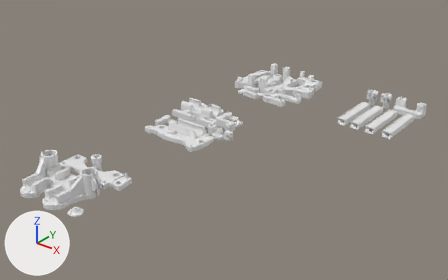
Before and after pictures for a commit that changed the Blender file blender/dev/smartrap0.4.9_8mm_rp_plates.blend.
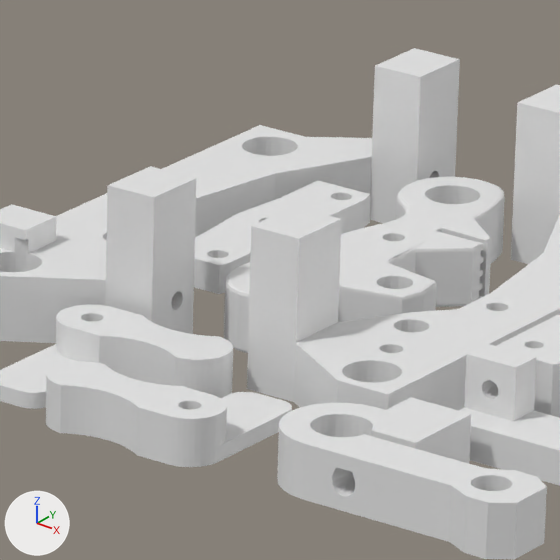
The first picture shows the older version from a 50 mm lens placed at (395.0, -342.0, 373.0), pointed at (-70.0, 239.0, 13.0). The close-ups show both versions on the part from 53% to 64% of the width and 21% to 38% of the height of that picture; other places that the commit changed are outside them. Arrows for +X, +Y and +Z are at lower left; the lights stay in place.

The scene before the commit, as lines of its bpy script (objects in view):
```python
me_endx_huxley = bpy.data.meshes.new('Endx Huxley')
me_endx_huxley.from_pydata(...)  # 1516 vertices, 3056 faces; spans x -49.6..20.4, y 8.4..28.4, z 98.5..150.9
me_endy_back = bpy.data.meshes.new('Endy Back')
me_endy_back.from_pydata(...)  # 1216 vertices, 2444 faces; spans x -29.5..29.8, y -4.6..4.4, z -10.5..16.2
me_support_bearing = bpy.data.meshes.new('Support Bearing')
me_support_bearing.from_pydata(...)  # 592 vertices, 1192 faces; spans x -18.8..18.6, y -4.6..6.3, z -4.7..3.6
ob_endx_huxley = bpy.data.objects.new('Endx Huxley', me_endx_huxley)
ob_endx_huxley.location = (-222.5, 494.6, -7.4)
ob_endx_huxley.rotation_euler = (1.571, 0.0, 1.571)  # degrees (90, 0, 90)
ob_endy_back = bpy.data.objects.new('Endy Back', me_endy_back)
ob_endy_back.location = (-155.9, 473.4, 5.7)
ob_endy_back.rotation_euler = (1.571, 0.0, 1.571)  # degrees (90, 0, 90)
ob_support_bearing = bpy.data.objects.new('Support Bearing', me_support_bearing)
ob_support_bearing.location = (-173.2, 470.9, 5.7)
ob_support_bearing.rotation_euler = (0.0, 0.0, 1.571)  # degrees (0, 0, 90)
# also in view: 'Antiwobble Top' at (-108.0, 416.0, 5.0); 'Supportfanramps' at (-96.0, 436.0, 7.0); 'Endy Short Front.001' at (-183.0, 468.0, 13.0); 'Glass Lock Left' at (-152.0, 416.0, 5.0); 'Endy Short Back' at (-136.0, 467.0, 13.0)
```
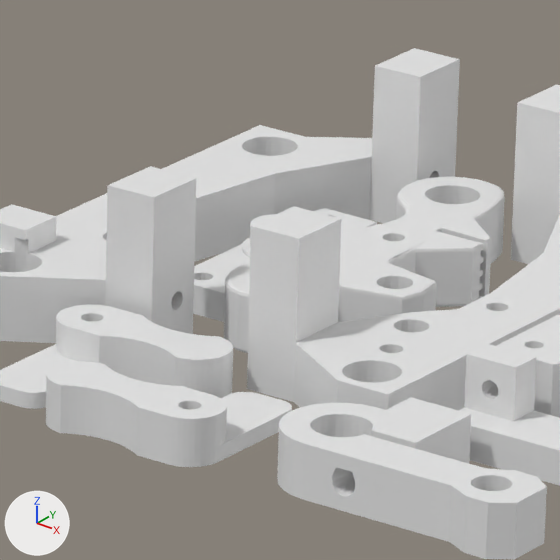
Where the newer file only moved an object's origin or applied its transform, the numbers keep the older frame.

Boxes [x1, y1, x2, y2] around the edits, measured in the close-ups (560 x 560 px):
'Support Bearing', moved, turned
    before: [194, 181, 371, 294]
    after: [193, 208, 377, 322]

What the commit changed:
Object 'Support Bearing' (ob_support_bearing) moves from (-173.2, 470.9, 5.7) to (-173.2, 470.9, 4.7).
Object 'Support Bearing' (ob_support_bearing) turns from (0, 0, 90) to (180, 0, 90) degrees about x, y and z.
